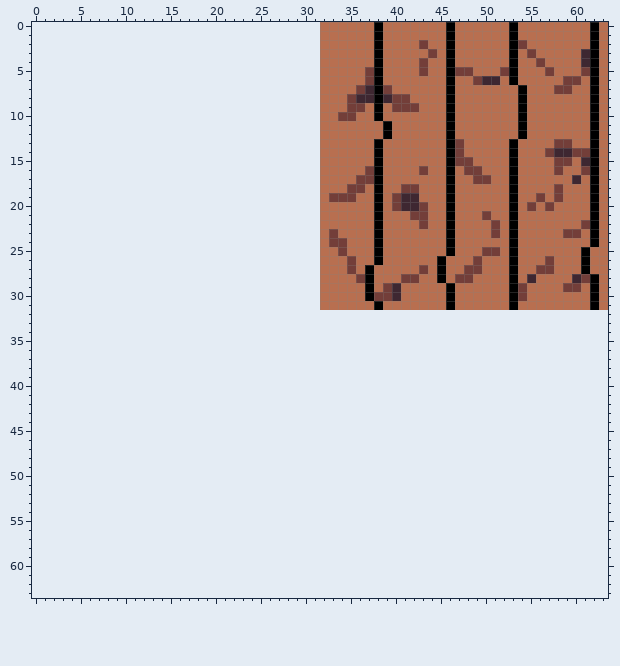
Pixel-art file -- sprites/Wooden Tile.aseprite. The first picture shows the starting point.
32x32 pixels, 1 frame. The old version is drawn lined up with the new one, on the new canvas.
And afterwards:
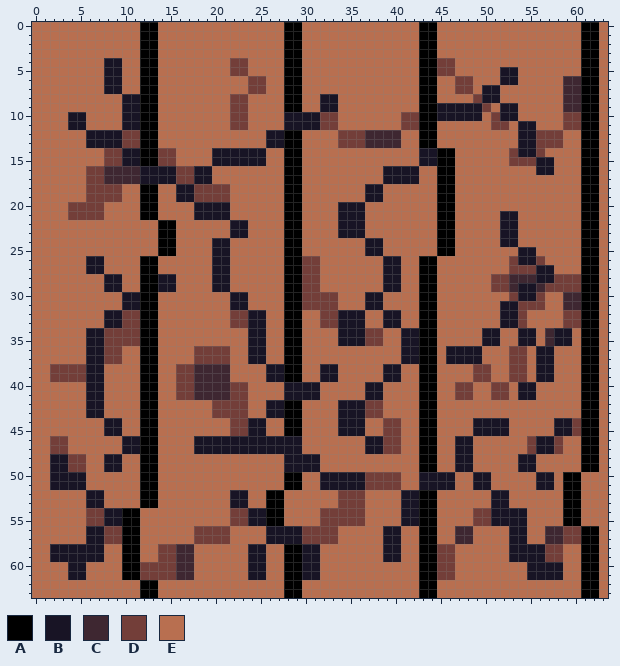
Palette (. is transparent): A #000000  B #181425  C #3e2731  D #733e39  E #b86f50
Change:
canvas 32x32 -> 64x64, the old top-left corner now at 32,0
Changed rows in their new state; - is an unchanged pixel.
first column x 0:
 0 EEEEEEEEEEEEAAEEEEEEEEEEEEEEAAEE------E----AA-E------E-------A--
 1 EEEEEEEEEEEEAAEEEEEEEEEEEEEEAAEE------E----AA-E------E-------A--
 2 EEEEEEEEEEEEAAEEEEEEEEEEEEEEAAEE------E----AA-E------EE------A--
 3 EEEEEEEEEEEEAAEEEEEEEEEEEEEEAAEE------E----AA-E------E-E-----A--
 4 EEEEEEEEBBEEAAEEEEEEEEDDEEEEAAEE------E----AADD------E--E----A--
 5 EEEEEEEEBBEEAAEEEEEEEEDDEEEEAAEE-----EE----AADDEE---BB---E---A--
 6 EEEEEEEEBBEEAAEEEEEEEEEEDDEEAAEE-----EE----AA-EDDEEEBB-----CCA--
 7 EEEEEEEEBBEEAAEEEEEEEEEEDDEEAAEE----EEEE---AA-EDD-BB--E---ECCA--
 8 EEEEEEEEEEBBAAEEEEEEEEDDEEEEAAEEBB-EEEEEEE-AA-E--DBB--E----CCA--
 9 EEEEEEEEEEBBAAEEEEEEEEDDEEEEAAEEBB-EE-E-EEEAABBBBBD-BBE----CCA--
10 EEEEBBEEEEBBAAEEEEEEEEDDEEEEBBBBDDEE--E--DDAABBBBB-DBBE----DDA--
11 EEEEBBEEEEBBAAEEEEEEEEDDEEEEBBBBDD-----E-DDAA-E----DD-BB---DDA--
12 EEEEEEBBBBDDAAEEEEEEEEEEEEBBAAEE--DDDCCCC--AA-E-------BBDDD--A--
13 EEEEEEBBBBDDAAEEEEEEEEEEEEBBAAEE--DDDCCCC--AA-EE-----EBBDD-E-A--
14 EEEEEEEEDDBBAADDEEEEBBBBBBEEAAEE------E----BBA-E-----DBBDEEEEA--
15 EEEEEEEEDDBBAADDEEEEBBBBBBEEAAEE------E----BBA-EE----DDDBBEE-A--
16 EEEEEEDDCCCCBBBBDDBBEEEEEEEEAAEE-----EEBBBBE-A--EE---E--BBE--A--
17 EEEEEEDDCCCCBBBBDDBBEEEEEEEEAAEE----EEEBBBB--A---EE--E------EA--
18 EEEEEEDDDDEEAAEEBBDDDDEEEEEEAAEE---EEBB--EE--A-------E----E--A--
19 EEEEEEDDDDEEAAEEBBDDDDEEEEEEAAEE-EEE-BB-EEE--A-------E--E-E--A--
20 EEEEDDDDEEEEAAEEEEBBBBEEEEEEAAEE--BBB-E-EEEE-A-------E-E-E---A--
21 EEEEDDDDEEEEAAEEEEBBBBEEEEEEAAEE--BBB-E---EE-A----E-BB-------A--
22 EEEEEEEEEEEEEEAAEEEEEEBBEEEEAAEE--BBB-E----E-A-----EBB-------A--
23 EEEEEEEEEEEEEEAAEEEEEEBBEEEEAAEE-EBBB-E------A-----EBB-----EEA--
24 EEEEEEEEEEEEEEAAEEEEBBEEEEEEAAEE-EE--BB------A------BB-------A--
25 EEEEEEEEEEEEEEAAEEEEBBEEEEEEAAEE--E--BB------A----EE-EBB------A-
26 EEEEEEBBEEEEAAEEEEEEBBEEEEEEAADD---E--EBB--AAE---E---DBBDE----A-
27 EEEEEEBBEEEEAAEEEEEEBBEEEEEEAADD---E-E-BB--AAE--EE---DDDBB----A-
28 EEEEEEEEBBEEAABBEEEEBBEEEEEEAADD----EE-BBEEAAE-EE--DDCC-BBDDDA--
29 EEEEEEEEBBEEAABBEEEEBBEEEEEEAADD-----E-BB--AA-E----DDCBBCDD--A--
30 EEEEEEEEEEBBAAEEEEEEEEBBEEEEAADDDD---BBEE--AA-E------DBBD--CCA--
31 EEEEEEEEEEBBAAEEEEEEEEBBEEEEAADDDD---BB----AA-E-----BBDDD--CCA--
32 EEEEEEEEBBDDAAEEEEEEEEDDBBEEAAEEDDBBBEEBBEEAAEEEEEEEBBDEEEEDDAAE
33 EEEEEEEEBBDDAAEEEEEEEEDDBBEEAAEEDDBBBEEBBEEAAEEEEEEEBBDEEEEDDAAE
34 EEEEEEBBDDDDAAEEEEEEEEEEBBEEAAEEEEBBBDDEEBBAAEEEEEBBEEBBECBBEAAE
35 EEEEEEBBDDDDAAEEEEEEEEEEBBEEAAEEEEBBBDDEEBBAAEEEEEBBEEBBECBBEAAE
36 EEEEEEBBDDEEAAEEEEDDDDEEBBEEAAEEEEEEEEEEEBBAAEBBBBEEEDDEBBEEEAAE
37 EEEEEEBBDDEEAAEEEEDDDDEEBBEEAAEEEEEEEEEEEBBAAEBBBBEEEDDEBBEEEAAE
38 EEDDDDBBEEEEAAEEDDCCCCEEEEBBAAEEBBEEEEEBBEEAAEEEEDDEEDDEBBEEEAAE
39 EEDDDDBBEEEEAAEEDDCCCCEEEEBBAAEEBBEEEEEBBEEAAEEEEDDEEDDEBBEEEAAE
40 EEEEEEBBEEEEAAEEDDCCCCDDEEEEBBBBEEEEEBBEEEEAAEEDDEEDDEBBEEEEEAAE
41 EEEEEEBBEEEEAAEEDDCCCCDDEEEEBBBBEEEEEBBEEEEAAEEDDEEDDEBBEEEEEAAE
42 EEEEEEBBEEEEAAEEEEEEDDDDEEBBAAEEEEBBBDDEEEEAAEEEEEEEEEEEEEEEEAAE
43 EEEEEEBBEEEEAAEEEEEEDDDDEEBBAAEEEEBBBDDEEEEAAEEEEEEEEEEEEEEEEAAE
44 EEEEEEEEBBEEAAEEEEEEEEDDBBEEAAEEEEBBBEEDDEEAAEEEEBBBBEEEEEBBDAAE
45 EEEEEEEEBBEEAAEEEEEEEEDDBBEEAAEEEEBBBEEDDEEAAEEEEBBBBEEEEEBBDAAE
46 EEDDEEEEEEBBAAEEEEBBBBBBBBBBBBEEEEEEEBBDDEEAAEEBBEEEEEEDBBDEEAAE
47 EEDDEEEEEEBBAAEEEEBBBBBBBBBBBBEEEEEEEBBDDEEAAEEBBEEEEEEDBBDEEAAE
48 EEBBDDEEBBEEAAEEEEEEEEEEEEEEBBBBEEEEEEEEEEEAAEEBBEEEEEBBEEEEEAAE
49 EEBBDDEEBBEEAAEEEEEEEEEEEEEEBBBBEEEEEEEEEEEAAEEBBEEEEEBBEEEEEAAE
50 EEBBBBEEEEEEAAEEEEEEEEEEEEEEAAEEBBBBBDDDDEEBBBBEEBBEEEEEBBEAAEEE
51 EEBBBBEEEEEEAAEEEEEEEEEEEEEEAAEEBBBBBDDDDEEBBBBEEBBEEEEEBBEAAEEE
52 EEEEEEBBEEEEAAEEEEEEEEBBEEAAEEEEEEDDDEEEEBBAAEEEEEEBBEEEEEEAAEEE
53 EEEEEEBBEEEEAAEEEEEEEEBBEEAAEEEEEEDDDEEEEBBAAEEEEEEBBEEEEEEAAEEE
54 EEEEEEDDBBAAEEEEEEEEEEDDBBAAEEEEDDDDDEEEEBBAAEEEEDDBBBBEEEEAAEEE
55 EEEEEEDDBBAAEEEEEEEEEEDDBBAAEEEEDDDDDEEEEBBAAEEEEDDBBBBEEEEAAEEE
56 EEEEEEBBDDAAEEEEEEDDDDEEEEBBBBDDDDEEEEEBBEEAAEECCEEEEBBEECCDDAAE
57 EEEEEEBBDDAAEEEEEEDDDDEEEEBBBBDDDDEEEEEBBEEAAEECCEEEEBBEECCDDAAE
58 EEBBBBBBEEAAEEDDCCEEEEEEBBEEAABBEEEEEEEBBEEAADDEEEEEEBBBBDDEEAAE
59 EEBBBBBBEEAAEEDDCCEEEEEEBBEEAABBEEEEEEEBBEEAADDEEEEEEBBBBDDEEAAE
60 EEEEBBEEEEAADDDDCCEEEEEEBBEEAABBEEEEEEEEEEEAADDEEEEEEEEBBBBEEAAE
61 EEEEBBEEEEAADDDDCCEEEEEEBBEEAABBEEEEEEEEEEEAADDEEEEEEEEBBBBEEAAE
62 EEEEEEEEEEEEAAEEEEEEEEEEEEEEAAEEEEEEEEEEEEEAAEEEEEEEEEEEEEEEEAAE
63 EEEEEEEEEEEEAAEEEEEEEEEEEEEEAAEEEEEEEEEEEEEAAEEEEEEEEEEEEEEEEAAE
